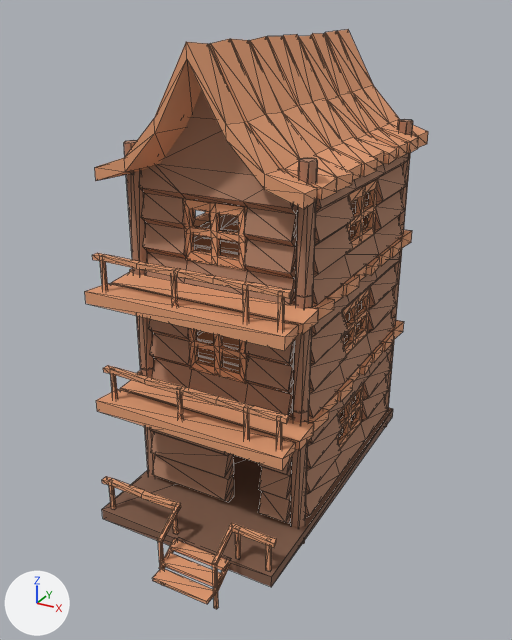
One commit to the FBX model Assets/Game/Models/grupo casas.FBX: the scene before it, then after it.
The view is the same before and after, from a 50 mm camera at (1.73, -3.1, 7.12) aimed at (0.17, -0.27, 5.7). Every picture has the same lights, and +X, +Y and +Z are marked at lower left. Mesh edges are drawn as thin lines. Where no turn or scale is listed for an object, it has been applied to the vertices.

Names of what the first picture shows: 'Box010', 'piso extra', 'piso extra001'.
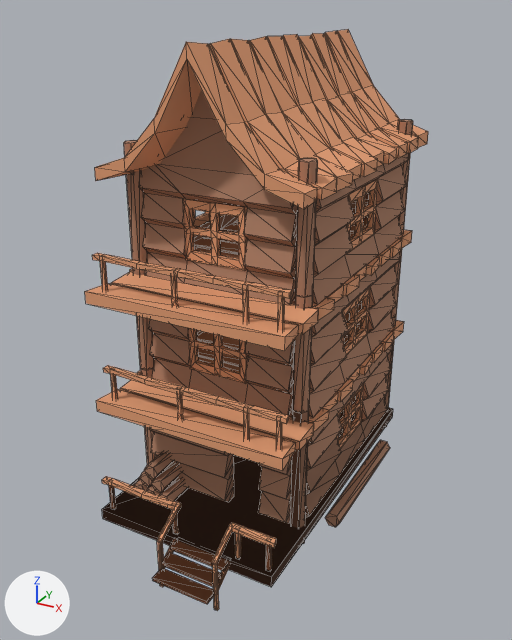
The newer file is also turned or shifted as a whole; pictures and numbers use the older file's frame.

Changed parts and their boxes [x1, y1, x2, y2] in the pictures (512 x 640 px):
'piso construccion', added (brown)
    after: [134, 414, 390, 611]
    faces in mat_material__71 (brown #ad7e63): [134, 414, 390, 527]
    faces in mat_material__70 (beige #e59f73): [157, 541, 219, 611]

The edits, one by one:
Mesh me_mesh_003 is new.
It has 252 vertices, 395 faces and spans x -0.31..0.74, y -1.16..0.65, z 4.66..5.48.
Faces by material slot: [148, 235, 12].
It uses material mat_material__70 (beige #e59f73).
It uses material mat_material__71 (brown #ad7e63).
It uses material mat_material__72 (brown #815d49).
Object 'piso construccion' (ob_piso_construccion) is new; it shows me_mesh_003.
Its location is (0.0, 0.0, 0.0).
